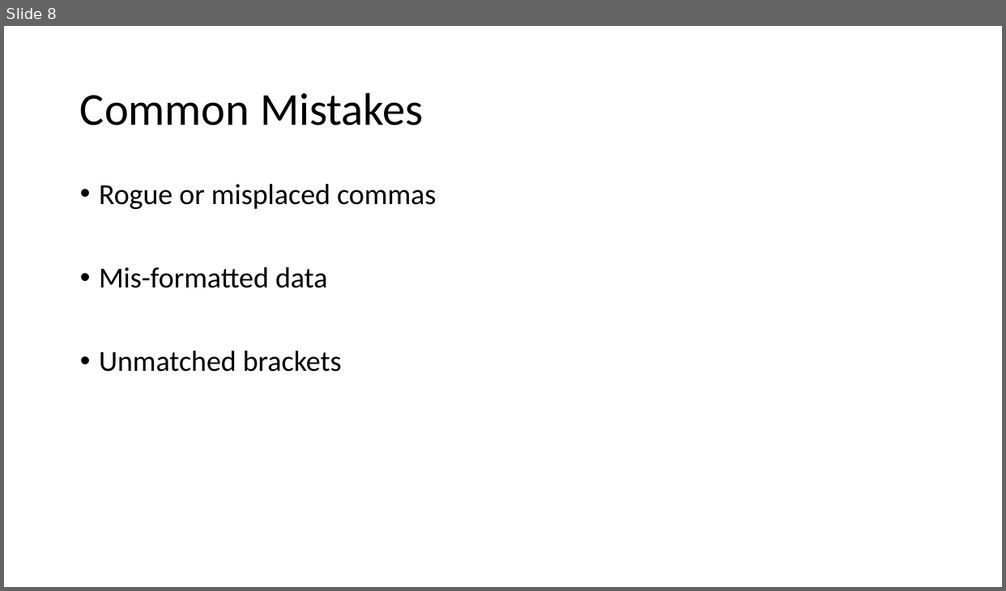
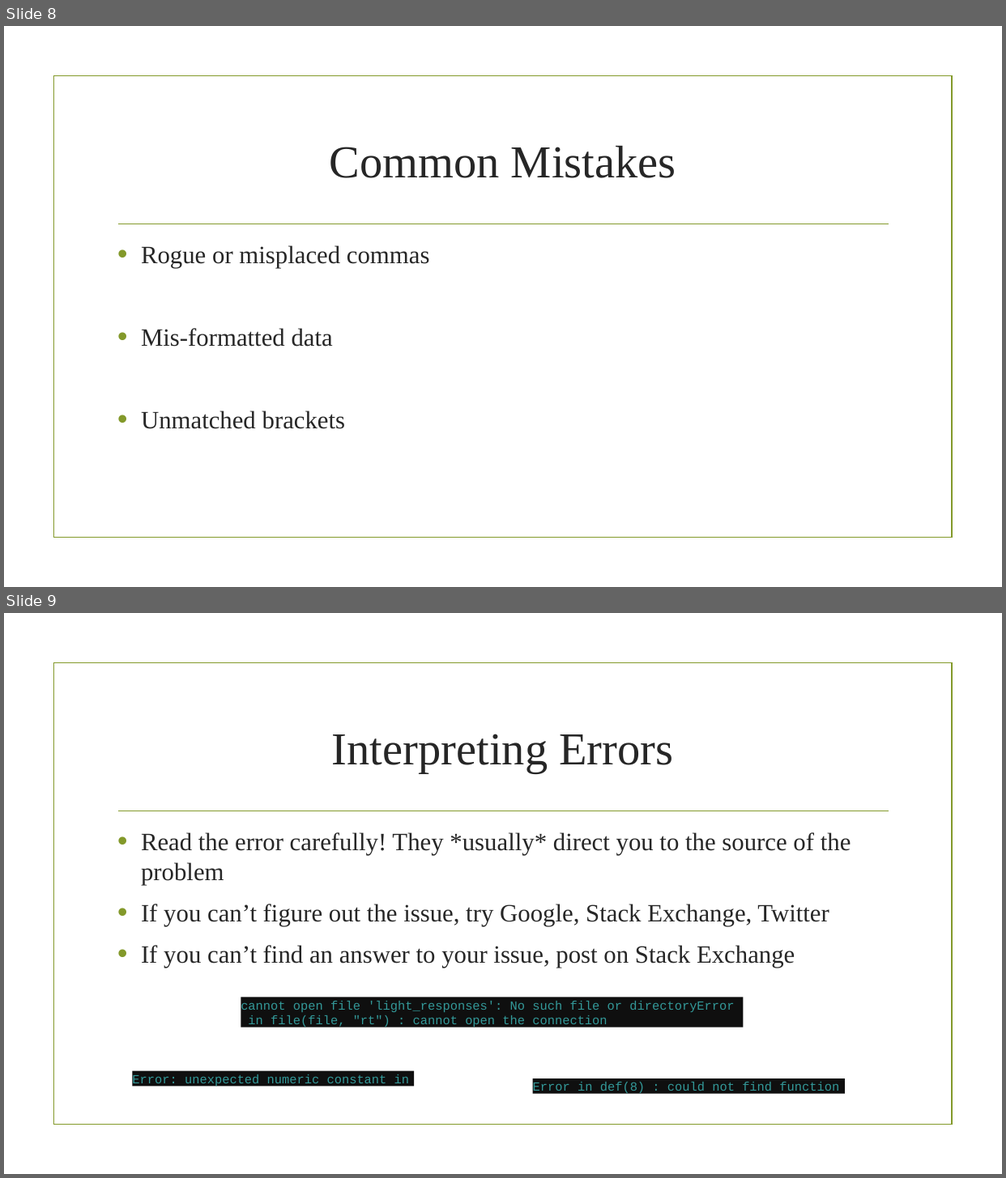
Before and after one commit to jstinzi/R-UNM-Biology-Workshop, a slide deck: Beginner Workshop/Introductory Concepts in R.pptx. Shown one above the other, each under a label of ours: slide 8 before the commit, slides 8 and 9 after it. The pictures are 1006x591 and 1006x1178 pixels, drawn with LibreOffice and Linux fonts; fonts in the diff are those of the drawing; background and template pictures are left out. Boxes give left, top, right and bottom in pixels: in the first picture for what was removed or moved away, otherwise in the second. Text is boxed around its words. In the diff, an @@ line names an element or a change of style, - is before the commit and + after.

```diff
--- a/Beginner Workshop/Introductory Concepts in R.pptx
+++ b/Beginner Workshop/Introductory Concepts in R.pptx
@@ slide 9 added at (x1=4, y1=613, x2=1002, y2=1174), background picture (left out); not listed: 2 template elements that a slide beside it also shows @@
@@ title added at (x1=332, y1=734, x2=673, y2=773), 44 pt, text #262626 @@
+Interpreting Errors
@@ text added at (x1=141, y1=833, x2=851, y2=968), 24 pt, text #262626 @@
+• Read the error carefully! They *usually* direct you to the source of the problem
+• If you can’t figure out the issue, try Google, Stack Exchange, Twitter
+• If you can’t find an answer to your issue, post on Stack Exchange
@@ rectangle added at (x1=241, y1=998, x2=743, y2=1028), fill #0F0F0F, 12 pt, text #339999 @@
+cannot open file 'light_responses': No such file or directoryError
+in file(file, "rt") : cannot open the connection
@@ rectangle added at (x1=133, y1=1071, x2=414, y2=1086), fill #0F0F0F, 12 pt, text #339999 @@
+Error: unexpected numeric constant in
@@ rectangle added at (x1=533, y1=1079, x2=845, y2=1093), fill #0F0F0F, 12 pt, text #339999 @@
+Error in def(8) : could not find function
@@ slide 8 changed as well @@
@@ rectangle added at (x1=53, y1=76, x2=952, y2=538), outline #83992A 1.25 pt @@
@@ title "Common Mistakes" moved from (x1=80, y1=92, x2=424, y2=126) to (x1=330, y1=146, x2=676, y2=178) @@
@@ title "Common Mistakes" at (x1=330, y1=146, x2=676, y2=178): font Calibri to Times New Roman, text colour #000000 to #262626; alignment left to centre; line spacing 0.9 to 1 @@
@@ text "Rogue or misplaced commas" moved from (x1=99, y1=184, x2=436, y2=372) to (x1=141, y1=246, x2=430, y2=429) @@
@@ text "Rogue or misplaced commas" at (x1=141, y1=246, x2=430, y2=429): size 28 to 24 pt, font Calibri to Times New Roman, text colour #000000 to #262626; indent changed; line spacing 0.9 to 1 @@
@@ line added from (118, 224) to (889, 224), #83992A 1.25 pt @@
```
Also in this commit, not shown: 8 other slides changed, 1 slide removed, 2 other files.
